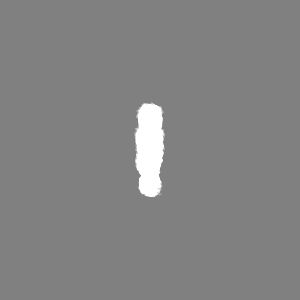
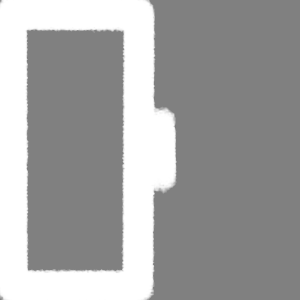
The second 300px x 300px image is a revision of the first. Changes to its layers:
showed "crane", painted on it over (0, 0, 177, 300)
hid "chain_el", painted on it over (131, 96, 166, 210)
